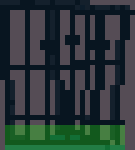
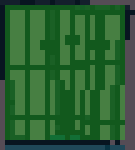
Two versions of the same layered image (135px x 150px). Layer-by-layer changes:
painted on "Hotspot" over [5, 5, 125, 150]
